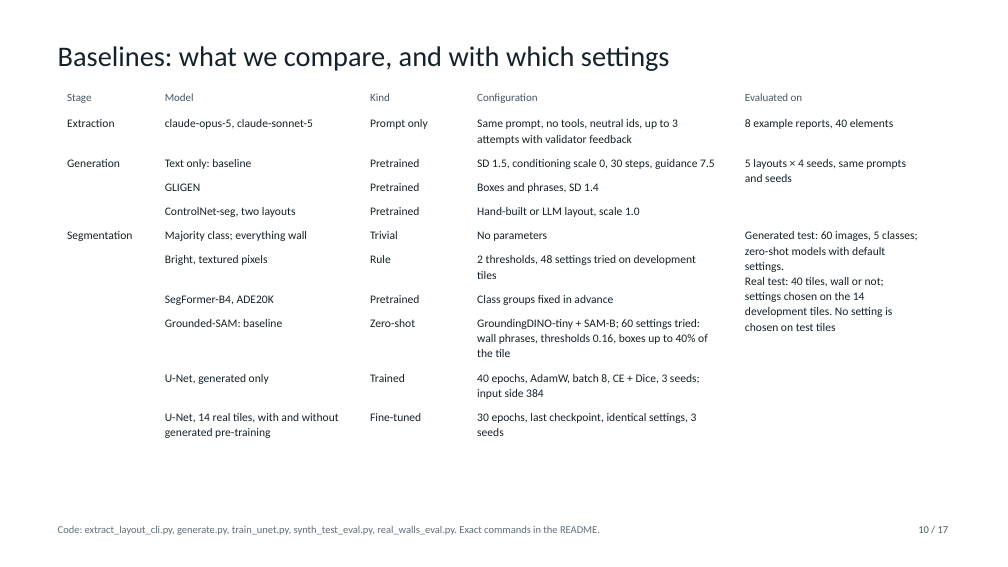
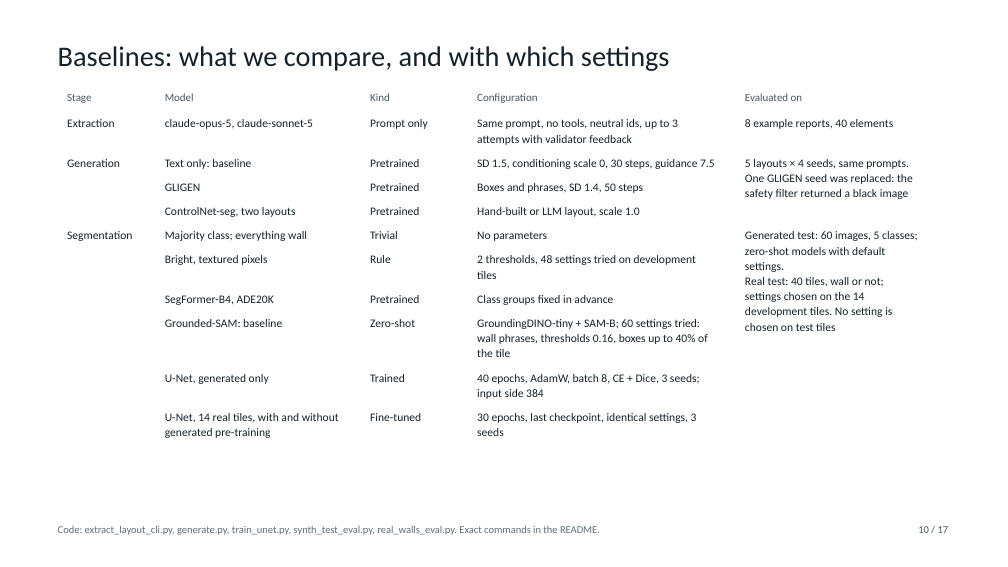
Before and after one commit to ssen2803/arch-to-image, a slide deck: slide 10 of slides/midterm.pptx. Drawn at 1008x567 pixels with LibreOffice and Linux fonts; fonts in the diff are those of the drawing; background and template pictures are left out. Boxes give left, top, right and bottom in pixels: in the first picture for what was removed or moved away, otherwise in the second. Text is boxed around its words. In the diff, an @@ line names an element or a change of style, - is before the commit and + after.

```diff
--- a/slides/midterm.pptx
+++ b/slides/midterm.pptx
@@ text at box(745, 159, 913, 199): text changed @@
-5 layouts × 4 seeds, same prompts
-and seeds
+5 layouts × 4 seeds, same prompts.
+One GLIGEN seed was replaced: the
+safety filter returned a black image
@@ text at box(477, 183, 643, 193): text changed @@
-Boxes and phrases, SD 1.4
+Boxes and phrases, SD 1.4, 50 steps
```
Also in this commit, not shown: 6 other slides changed, 25 other files.
